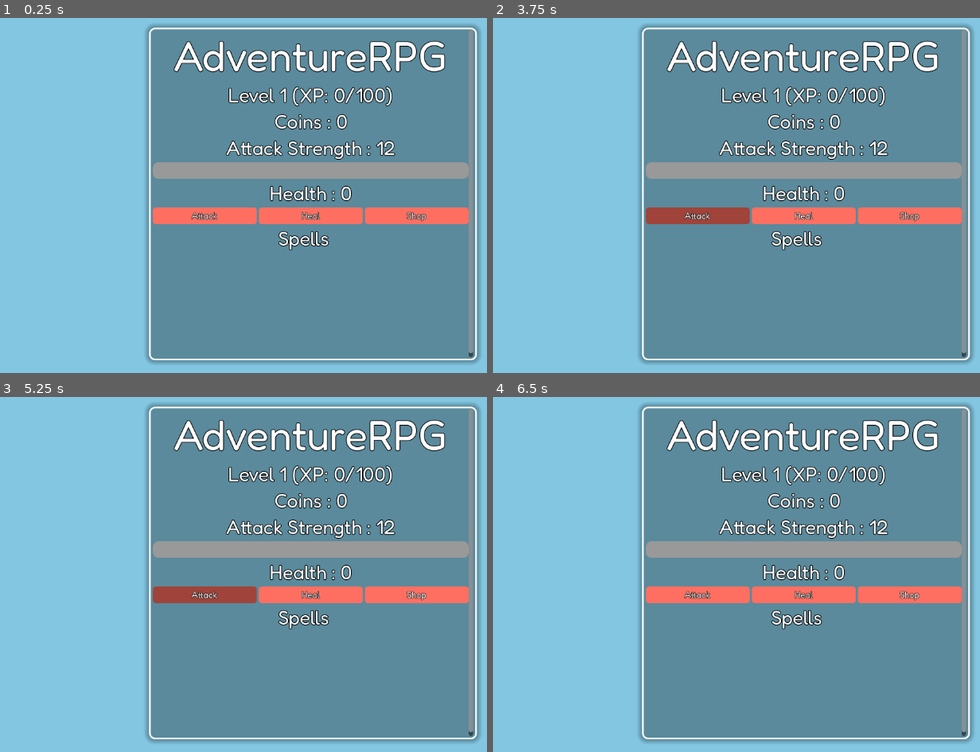
Above: before the commit, frames 1-4 (two rows, left to right).
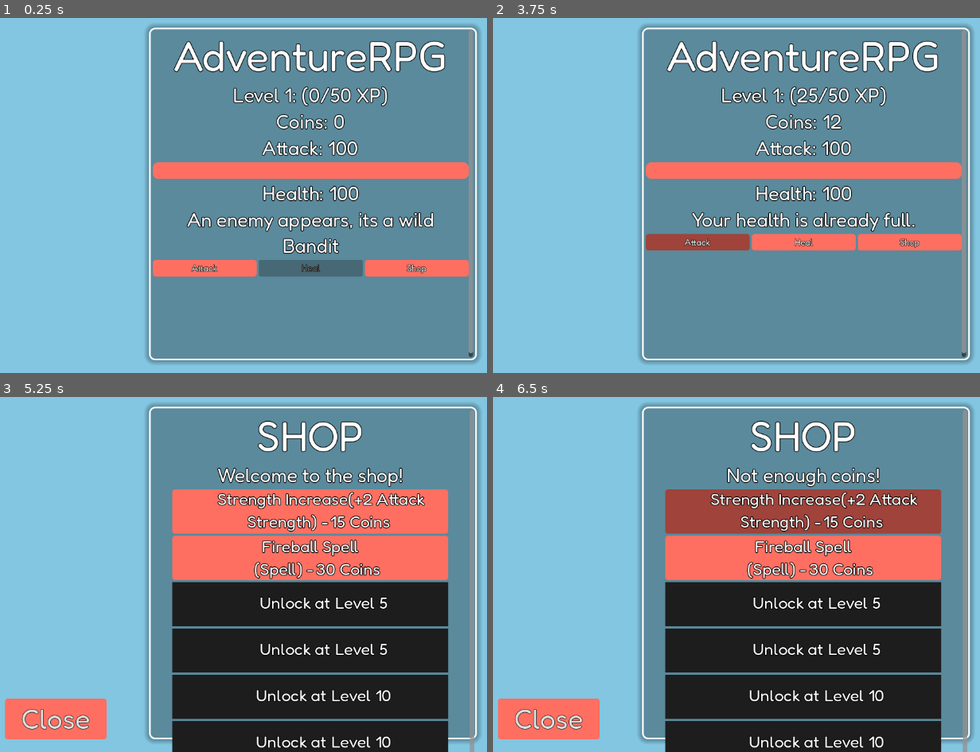
Above: after the commit, the same moments.

Repository: Overlord1304/AdventureRPG
Game: Godot game, scene res://scenes/main.tscn
The game is run twice, just before and just after one commit, with the same random seed, the same clock (stepped at 60 frames per second) and the same inputs.
Inputs (mouse positions are in pixels of both pictures, inside the frame that each line leads up to):
- Up to frame 1 (0.25 s): no input
- Up to frame 2 (3.75 s): click (804, 216) at 0.5 s, where only the run before the commit has a clickable "Heal"; click "Shop" at 1.25 s; click "Attack" at 2 s; tap Enter at 2.75 s; hold Right 2.78-3.53 s; tap Alt at 2.85 s; tap Space at 3.5 s; hold Down from 3.53 s (still down); tap Shift at 3.6 s
- Up to frame 3 (5.25 s): tap Enter at 4.25 s; release Down at 4.28 s; hold Right 4.28-5.03 s; tap Alt at 4.35 s; tap Space at 5 s; hold Up from 5.03 s (still down); tap Shift at 5.1 s
- Up to frame 4 (6.5 s): release Up at 5.75 s; click (804, 510) at 5.75 s, where only the run after the commit has a clickable "15 Coins"

The runs differ from the first frame. In frame 1, 13% of the frame differs, in the area x 31-97%, y 19-73%; in frame 2, 12%; in frame 3, 48%, in the area x 0-98%, y 3-100%; in frame 4, 48%.
Error before the commit: Parse Error: Expected end of statement after variable declaration, found "Identifier" instead. (res://scripts/global.gd:12)

Commit message:
added a new type of upgrade and sum other stuff

Diff:
--- a/scenes/main.tscn
+++ b/scenes/main.tscn
@@ -337,6 +337,20 @@
 button_group = ExtResource("2_jyhfs")
 text = "Discharge"
 
+[node name="wraithfire" type="Button" parent="s/ui/spellselect/container"]
+visible = false
+custom_minimum_size = Vector2(100, 40)
+layout_mode = 2
+theme_override_constants/outline_size = 3
+theme_override_fonts/font = ExtResource("2_sugp2")
+theme_override_styles/normal = SubResource("StyleBoxFlat_tbgi4")
+theme_override_styles/pressed = SubResource("StyleBoxFlat_tipki")
+theme_override_styles/hover = SubResource("StyleBoxFlat_85g3d")
+theme_override_styles/focus = SubResource("StyleBoxEmpty_0wfyh")
+toggle_mode = true
+button_group = ExtResource("2_jyhfs")
+text = "Wraithfire"
+
 [connection signal="pressed" from="s/ui/Restart" to="." method="_on_restart_pressed"]
 [connection signal="pressed" from="s/ui/HBoxContainer/attack" to="." method="_on_attack_pressed"]
 [connection signal="pressed" from="s/ui/HBoxContainer/heal" to="." method="_on_heal_pressed"]
@@ -346,3 +360,4 @@
 [connection signal="pressed" from="s/ui/spellselect/container/iceblast" to="." method="_on_iceblast_pressed"]
 [connection signal="pressed" from="s/ui/spellselect/container/baneofskeletons" to="." method="_on_baneofskeletons_pressed"]
 [connection signal="pressed" from="s/ui/spellselect/container/discharge" to="." method="_on_discharge_pressed"]
+[connection signal="pressed" from="s/ui/spellselect/container/wraithfire" to="." method="_on_wraithfire_pressed"]
--- a/scenes/shop.tscn
+++ b/scenes/shop.tscn
@@ -110,7 +110,7 @@
 offset_left = 289.0
 offset_top = 28.0
 offset_right = 875.0
-offset_bottom = 621.0
+offset_bottom = 1090.0
 
 [node name="ui" type="VBoxContainer" parent="s"]
 layout_mode = 2
@@ -766,6 +766,165 @@
 color = Color(0.11366529, 0.11366529, 0.113665275, 1)
 
 [node name="Label" type="Label" parent="s/ui/upg9/Lvl20Overlay"]
+custom_minimum_size = Vector2(500, 0)
+layout_mode = 0
+offset_left = 24.0
+offset_top = -8.0
+offset_right = 524.0
+offset_bottom = 83.0
+size_flags_horizontal = 4
+theme_override_constants/outline_size = 5
+theme_override_fonts/font = ExtResource("2_1l46r")
+theme_override_font_sizes/font_size = 30
+text = "Unlock at Level 20"
+horizontal_alignment = 1
+vertical_alignment = 1
+autowrap_mode = 2
+
+[node name="upg10" type="Button" parent="s/ui"]
+layout_mode = 2
+size_flags_horizontal = 3
+theme_override_constants/outline_size = 3
+theme_override_fonts/font = ExtResource("2_1l46r")
+theme_override_font_sizes/font_size = 32
+theme_override_styles/normal = SubResource("StyleBoxFlat_xfvoa")
+theme_override_styles/pressed = SubResource("StyleBoxFlat_1l46r")
+theme_override_styles/hover = SubResource("StyleBoxFlat_032fp")
+theme_override_styles/focus = SubResource("StyleBoxEmpty_2fc2m")
+text = "
+
+"
+
+[node name="upg10cost" type="Label" parent="s/ui/upg10"]
+layout_mode = 0
+offset_left = 262.0
+offset_top = 37.0
+offset_right = 929.0
+offset_bottom = 81.0
+size_flags_horizontal = 4
+theme_override_constants/outline_size = 5
+theme_override_fonts/font = ExtResource("2_1l46r")
+theme_override_font_sizes/font_size = 30
+text = "2K coins"
+vertical_alignment = 1
+autowrap_mode = 2
+
+[node name="Label" type="Label" parent="s/ui/upg10"]
+custom_minimum_size = Vector2(500, 0)
+layout_mode = 0
+offset_left = 16.0
+offset_top = -3.0
+offset_right = 516.0
+offset_bottom = 117.0
+size_flags_horizontal = 4
+theme_override_constants/outline_size = 5
+theme_override_fonts/font = ExtResource("2_1l46r")
+theme_override_font_sizes/font_size = 30
+text = "Wraithfire
+(Spell) -
+              "
+horizontal_alignment = 1
+vertical_alignment = 1
+autowrap_mode = 2
+
+[node name="Lvl20Overlay" type="Control" parent="s/ui/upg10"]
+layout_mode = 1
+anchors_preset = 15
+anchor_right = 1.0
+anchor_bottom = 1.0
+grow_horizontal = 2
+grow_vertical = 2
+
+[node name="ColorRect" type="ColorRect" parent="s/ui/upg10/Lvl20Overlay"]
+layout_mode = 1
+anchors_preset = 15
+anchor_right = 1.0
+anchor_bottom = 1.0
+grow_horizontal = 2
+grow_vertical = 2
+color = Color(0.11366529, 0.11366529, 0.113665275, 1)
+
+[node name="Label" type="Label" parent="s/ui/upg10/Lvl20Overlay"]
+custom_minimum_size = Vector2(500, 0)
+layout_mode = 0
+offset_left = 24.0
+offset_top = -8.0
+offset_right = 524.0
+offset_bottom = 83.0
+size_flags_horizontal = 4
+theme_override_constants/outline_size = 5
+theme_override_fonts/font = ExtResource("2_1l46r")
+theme_override_font_sizes/font_size = 30
+text = "Unlock at Level 20"
+horizontal_alignment = 1
+vertical_alignment = 1
+autowrap_mode = 2
+
+[node name="upg11" type="Button" parent="s/ui"]
+layout_mode = 2
+size_flags_horizontal = 3
+theme_override_constants/outline_size = 3
+theme_override_fonts/font = ExtResource("2_1l46r")
+theme_override_font_sizes/font_size = 32
+theme_override_styles/normal = SubResource("StyleBoxFlat_xfvoa")
+theme_override_styles/pressed = SubResource("StyleBoxFlat_1l46r")
+theme_override_styles/hover = SubResource("StyleBoxFlat_032fp")
+theme_override_styles/focus = SubResource("StyleBoxEmpty_2fc2m")
+text = "
+
+"
+
+[node name="upg11cost" type="Label" parent="s/ui/upg11"]
+layout_mode = 0
+offset_left = 379.0
+offset_top = 37.0
+offset_right = 1046.0
+offset_bottom = 81.0
+size_flags_horizontal = 4
+theme_override_constants/outline_size = 5
+theme_override_fonts/font = ExtResource("2_1l46r")
+theme_override_font_sizes/font_size = 30
+text = "3K coins"
+vertical_alignment = 1
+autowrap_mode = 2
+
+[node name="Label" type="Label" parent="s/ui/upg11"]
+custom_minimum_size = Vector2(500, 0)
+layout_mode = 0
+offset_left = 1.0
+offset_top = -3.0
+offset_right = 501.0
+offset_bottom = 117.0
+size_flags_horizontal = 4
+theme_override_constants/outline_size = 5
+theme_override_fonts/font = ExtResource("2_1l46r")
+theme_override_font_sizes/font_size = 30
+text = "Loot Upgrade 1
+(20% extra coins and xp) -
+              "
+horizontal_alignment = 1
+vertical_alignment = 1
+autowrap_mode = 2
+
+[node name="Lvl20Overlay" type="Control" parent="s/ui/upg11"]
+visible = false
+layout_mode = 1
+anchors_preset = 15
+anchor_right = 1.0
+anchor_bottom = 1.0
+grow_horizontal = 2
+grow_vertical = 2
+
+[node name="ColorRect" type="ColorRect" parent="s/ui/upg11/Lvl20Overlay"]
+layout_mode = 1
+anchors_preset = 15
+anchor_right = 1.0
+anchor_bottom = 1.0
+grow_horizontal = 2
+grow_vertical = 2
+color = Color(0.11366529, 0.11366529, 0.113665275, 1)
+
+[node name="Label" type="Label" parent="s/ui/upg11/Lvl20Overlay"]
 custom_minimum_size = Vector2(500, 0)
 layout_mode = 0
 offset_left = 24.0
@@ -791,3 +950,5 @@
 [connection signal="pressed" from="s/ui/upg7" to="." method="_on_upg_7_pressed"]
 [connection signal="pressed" from="s/ui/upg8" to="." method="_on_upg_8_pressed"]
 [connection signal="pressed" from="s/ui/upg9" to="." method="_on_upg_9_pressed"]
+[connection signal="pressed" from="s/ui/upg10" to="." method="_on_upg_10_pressed"]
+[connection signal="pressed" from="s/ui/upg11" to="." method="_on_upg_11_pressed"]
--- a/scripts/global.gd
+++ b/scripts/global.gd
@@ -2,14 +2,16 @@
 enum game_phase {FIGHTING,VICTORY,GAME_OVER}
 var phase = game_phase.FIGHTING
 var health = 100
-var max_health = 750
+var max_health = 100
 var currency = 0
-var base_attack = 530
-var level = 20
+var base_attack = 100
+var level = 1
 var xp = 0
+var coin_bonus_mul = 1
+var xp_bonus_mul = 1
 var xp_needed = 50
 var attack_bonus = 0
-var current_enemy = {}vvrvrvvr
+var current_enemy = {}
 var enemy_defeated = false
 var inventory = []
 var saves = "user://saves.save"
@@ -20,6 +22,8 @@
 var iblast_bought = false
 var bos_bought = false
 var discharge_bought = false
+var wfire_bought = false
+var lootupg1_bought = false
 var upg1cost = 15
 var upg2cost = 30
 var upg3cost = 40
@@ -29,30 +33,38 @@
 var upg7cost = 160
 var upg8cost = 750
 var upg9cost = 800
+var upg10cost = 2000
+var upg11cost = 3000
 func save_game():
 	var data = {
-		"health": health,
-		"max_health": max_health,
-		"currency": currency,
-		"base_attack": base_attack,
-		"attack_bonus": attack_bonus,
-		"level": level,
-		"xp": xp,
-		"xp_needed": xp_needed,
-		"inventory": inventory,
-		"fball_bought": fball_bought,
-		"upg1cost": upg1cost,
-		"upg2cost": upg2cost,
-		"upg3cost": upg3cost,
-		"upg4cost": upg4cost,
-		"iblast_bought": iblast_bought,
-		"upg5cost": upg5cost,
-		"upg6cost": upg6cost,
-		"bos_bought": bos_bought,
-		"upg7cost": upg7cost,
-		"upg8cost": upg8cost,
-		"upg9cost": upg9cost,
-		"discharge_bought": discharge_bought,
+			"health": health,
+			"max_health": max_health,
+			"currency": currency,
+			"base_attack": base_attack,
+			"attack_bonus": attack_bonus,
+			"level": level,
+			"xp": xp,
+			"xp_needed": xp_needed,
+			"inventory": inventory,
+			"fball_bought": fball_bought,
+			"upg1cost": upg1cost,
+			"upg2cost": upg2cost,
+			"upg3cost": upg3cost,
+			"upg4cost": upg4cost,
+			"iblast_bought": iblast_bought,
+			"upg5cost": upg5cost,
+			"upg6cost": upg6cost,
+			"bos_bought": bos_bought,
+			"upg7cost": upg7cost,
+			"upg8cost": upg8cost,
+			"upg9cost": upg9cost,
+			"discharge_bought": discharge_bought,
+			"upg10cost": upg10cost,
+			"wfire_bought": wfire_bought,
+			"upg11cost": upg11cost,
+			"lootupg1_bought": lootupg1_bought,
+			"coin_bonus_mul": coin_bonus_mul,
+			"xp_bonus_mul": xp_bonus_mul,
 		}
 	var file = FileAccess.open(saves,FileAccess.WRITE)
 	file.store_var(data)
@@ -85,6 +97,12 @@
 			upg8cost = data.get("upg8cost",750)
 			upg9cost = data.get("upg9cost",800)
 			discharge_bought = data.get("discharge_bought",false)
+			upg10cost = data.get("upg10cost",2000)
+			wfire_bought = data.get("wfire_bought",false)
+			upg11cost = data.get("upg11cost",3000)
+			lootupg1_bought = data.get("lootupg1_bought",false)
+			coin_bonus_mul = data.get("coin_bonus_mul",1)
+			xp_bonus_mul = data.get("xp_bonus_mul",1)
 	else:
 		save_game()
 
@@ -103,6 +121,8 @@
 	iblast_bought = false
 	bos_bought = false
 	discharge_bought = false
+	wfire_bought = false
+	lootupg1_bought = false
 	inventory.clear()
 	upg1cost = 15
 	upg2cost = 30
@@ -113,6 +133,9 @@
 	upg7cost = 160
 	upg8cost = 750
 	upg9cost = 800
-	bos_bought = false
+	upg10cost = 2000
+	upg11cost = 3000
+	coin_bonus_mul = 1
+	xp_bonus_mul = 1
 	phase = game_phase.FIGHTING
 	DirAccess.remove_absolute(saves)
--- a/scripts/main.gd
+++ b/scripts/main.gd
@@ -144,6 +144,9 @@
 		$s/ui/spellselect/container/baneofskeletons.show()
 	if Global.discharge_bought:
 		$s/ui/spellselect/container/discharge.show()
+	if Global.wfire_bought:
+		$s/ui/spellselect/container/wraithfire.show()
+
 	update_ui()
 func _process(delta):
 	if Global.spell_selected == "":
@@ -213,8 +216,8 @@
 	Global.phase = Global.game_phase.VICTORY
 	var base_coins_gain = 10 + Global.level * 2
 	var base_xp_gain = 20 + Global.level * 5
-	var coins_gain = int(base_coins_gain * Global.current_enemy["coin_mul"])
-	var xp_gain = int(base_xp_gain * Global.current_enemy["xp_mul"])
+	var coins_gain = int(base_coins_gain * Global.current_enemy["coin_mul"]* Global.coin_bonus_mul)
+	var xp_gain = int(base_xp_gain * Global.current_enemy["xp_mul"] * Global.xp_bonus_mul)
 
 	Global.currency += coins_gain
 	Global.xp += xp_gain
@@ -322,6 +325,8 @@
 			dmg = 200
 		"discharge_spell":
 			dmg = 400
+		"wraithfire_spell":
+			dmg = 800
 	Global.current_enemy["health"] -= dmg
 	message_label.text = "You cast %s for %d damage" %[Global.spell_selected,dmg]
 	Global.sutf = true
@@ -360,3 +365,7 @@
 
 func _on_restart_pressed() -> void:
 	get_tree().reload_current_scene()
+
+
+func _on_wraithfire_pressed() -> void:
+	select_spell("wraithfire_spell")
--- a/scripts/shop.gd
+++ b/scripts/shop.gd
@@ -11,6 +11,8 @@
 		$s/ui/upg6.disabled = true
 	if Global.discharge_bought:
 		$s/ui/upg8.disabled = true
+	if Global.wfire_bought:
+		$s/ui/upg10.disabled = true
 	$s/ui/upg1/upg1cost.text = "%d Coins" % Global.upg1cost
 	$s/ui/upg2/upg2cost.text = "%d Coins" % Global.upg2cost
 	$s/ui/upg3/upg3cost.text = "%d Coins" % Global.upg3cost
@@ -20,6 +22,8 @@
 	$s/ui/upg7/upg7cost.text = "%d Coins" % Global.upg7cost
 	$s/ui/upg8/upg8cost.text = "%d Coins" % Global.upg8cost
 	$s/ui/upg9/upg9cost.text = "%d Coins" % Global.upg9cost
+	$s/ui/upg10/upg10cost.text = "%d Coins" % Global.upg10cost
+	$s/ui/upg11/upg11cost.text = "%d Coins" % Global.upg11cost
 	if Global.level >= 5:
 		$s/ui/upg3/Lvl5Overlay.hide()
 		$s/ui/upg4/Lvl5Overlay.hide()
@@ -31,6 +35,8 @@
 		$s/ui/upg8/Lvl15Overlay.hide()
 	if Global.level >= 20:
 		$s/ui/upg9/Lvl20Overlay.hide()
+		$s/ui/upg10/Lvl20Overlay.hide()
+		$s/ui/upg11/Lvl20Overlay.hide()
 func _on_upg_1_pressed() -> void:
 	if Global.currency < Global.upg1cost:
 		message_label.text = "Not enough coins!"
@@ -58,8 +64,7 @@
 		Global.inventory.append("fireball_spell")
 	Global.save_game()
 	message_label.text = "You gained a new spell"
-	if Global.fball_bought:
-		$s/ui/upg2.disabled = true
+	$s/ui/upg2.disabled = true
 
 
 func _on_upg_3_pressed() -> void:
@@ -85,8 +90,7 @@
 		Global.inventory.append("iceblast_spell")
 	Global.save_game()
 	message_label.text = "You gained a new spell"
-	if Global.iblast_bought:
-		$s/ui/upg4.disabled = true
+	$s/ui/upg4.disabled = true
 
 
 func _on_upg_5_pressed() -> void:
@@ -112,8 +116,7 @@
 		Global.inventory.append("bos_spell")
 	Global.save_game()
 	message_label.text = "You gained a new spell"
-	if Global.bos_bought:
-		$s/ui/upg6.disabled = true
+	$s/ui/upg6.disabled = true
 
 
 func _on_upg_7_pressed() -> void:
@@ -139,8 +142,7 @@
 		Global.inventory.append("discharge_spell")
 	Global.save_game()
 	message_label.text = "You gained a new spell"
-	if Global.discharge_bought:
-		$s/ui/upg8.disabled = true
+	$s/ui/upg8.disabled = true
 
 
 func _on_upg_9_pressed() -> void:
@@ -153,3 +155,32 @@
 	Global.save_game()
 	$s/ui/upg9/upg9cost.text = "%d Coins" % Global.upg9cost
 	message_label.text = "You gained 100 attack strength"
+
+
+func _on_upg_10_pressed() -> void:
+	Global.wfire_bought = true
+
+	if Global.currency < Global.upg10cost:
+		message_label.text = "Not enough coins!"
+		return
+	Global.currency -= Global.upg10cost
+	if "wraithfire_spell" not in Global.inventory:
+		Global.inventory.append("wraithfire_spell")
+	Global.save_game()
+	message_label.text = "You gained a new spell"
+	$s/ui/upg10.disabled = true
+
+
+func _on_upg_11_pressed() -> void:
+	Global.lootupg1_bought = true
+
+	if Global.currency < Global.upg11cost:
+		message_label.text = "Not enough coins!"
+		return
+	Global.currency -= Global.upg11cost
+	Global.coin_bonus_mul *= 1.2
+	Global.xp_bonus_mul *= 1.2
+	Global.save_game()
+	message_label.text = "Coins and xp gain increased by 20%"
+
+	$s/ui/upg11.disabled = true
